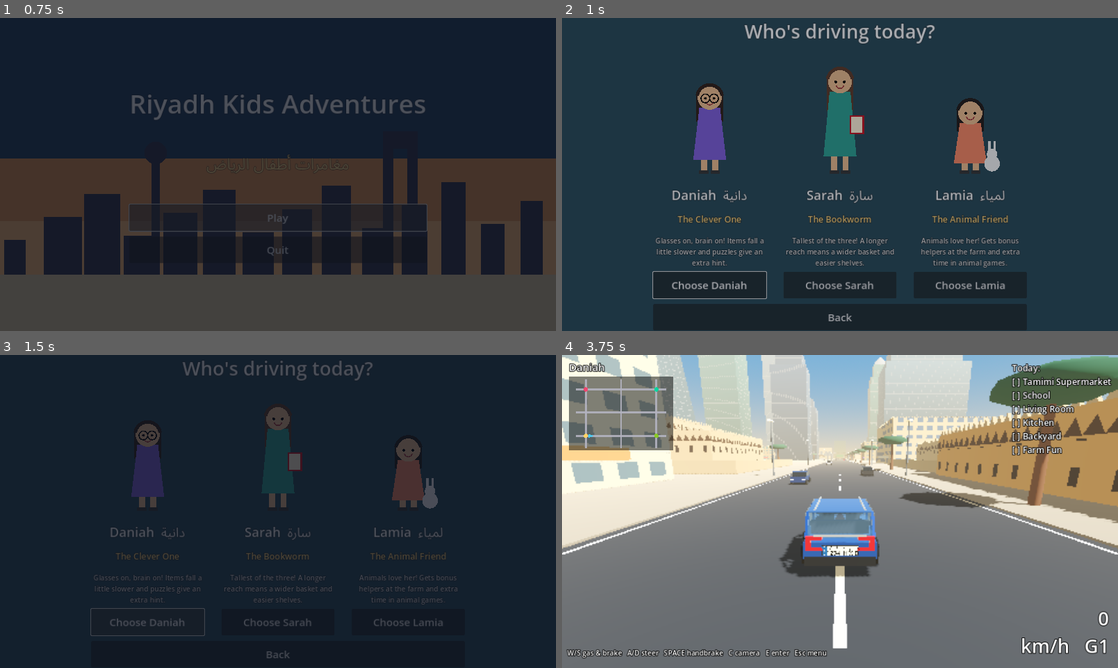
Above: before the commit, frames 1-4 (two rows, left to right).
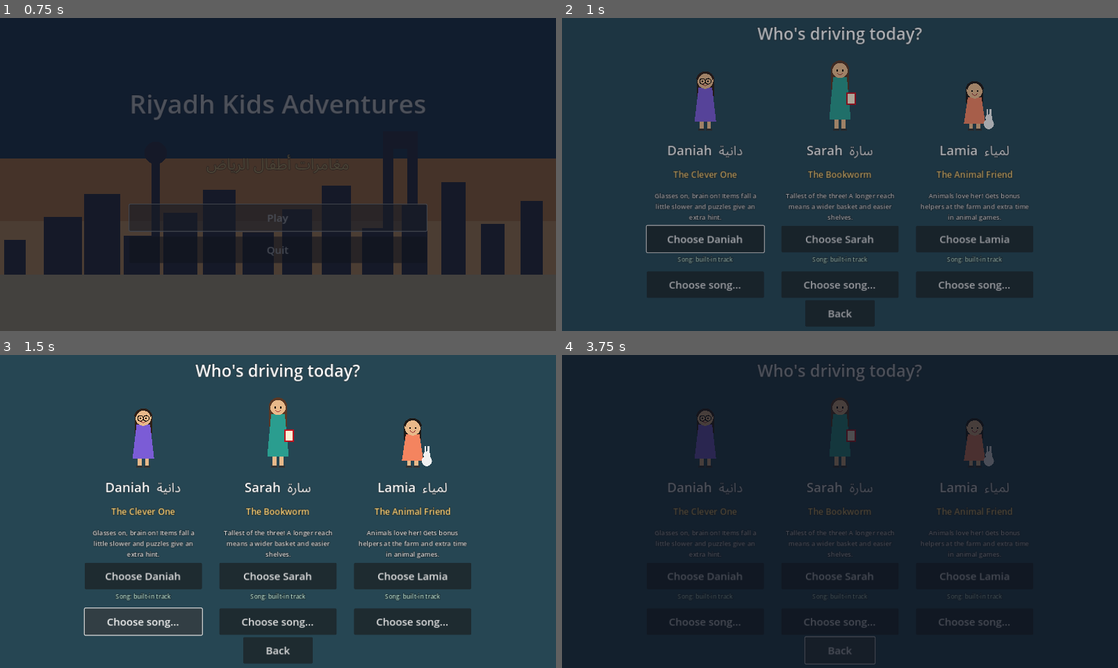
Above: after the commit, the same moments.

Repository: ffawazz/RiyadhCityGame
Game: Godot game, scene res://scenes/main_menu.tscn
Two runs of this game, one before a commit and one after it. Both use one fixed random seed, a clock stepped at 60 frames per second and the inputs below.
Inputs (mouse positions are in pixels of both pictures, inside the frame that each line leads up to):
- Up to frame 1 (0.75 s): click "Play" at 0.5 s
- Up to frame 2 (1 s): no input
- Up to frame 3 (1.5 s): click (144, 621) at 1.25 s, where only the run after the commit has a clickable "Choose song..."
- Up to frame 4 (3.75 s): click (840, 621) at 2 s, where only the run after the commit has a clickable "Choose song..."; click (973, 621) at 2.75 s, where only the run after the commit has a clickable "Choose song..."; click (840, 649) at 3.5 s, where only the run after the commit has a clickable "Back"

Frame 1 is identical in both runs. In frame 2, 9.9% of the frame differs, in the area x 15-84%, y 1-97%; in frame 3, 89%; in frame 4, 100%, in the area x 0-100%, y 0-100%.

Commit message:
Fix farm zones (animal can enter activities), rename animals Shatoor/Hassan, per-sister song picker, preload-based hardening, run_game.ps1 launcher, soak tests
Co-Authored-By: Claude Sonnet 5.5 <noreply@anthropic.com>
Claude-Session: https://claude.ai/code/session_015CA9bVV8h4BEc2nmJDz4jZ

Diff:
--- a/scripts/autoload/game_state.gd
+++ b/scripts/autoload/game_state.gd
@@ -35,17 +35,17 @@
 ## Farm avatars (chosen once we arrive at Al-Muzahimiyah).
 const ANIMALS := {
 	"duck": {
-		"name": "Duck", "name_ar": "بطة",
+		"name": "Shatoor", "name_ar": "شاطور", "species": "Duck",
 		"blurb": "Born to swim! Fastest in the pool.",
 		"mods": {"swim_speed": 1.3},
 	},
 	"goat": {
-		"name": "Goat", "name_ar": "ماعز",
+		"name": "Hassan", "name_ar": "حسن", "species": "Goat",
 		"blurb": "Strong legs! Best at Cornhole tosses and Basketball jumps.",
 		"mods": {"jump": 1.3},
 	},
 	"chicken": {
-		"name": "Chicken", "name_ar": "دجاجة",
+		"name": "Chicken", "name_ar": "دجاجة", "species": "Chicken",
 		"blurb": "Quick reflexes! Great at Ping Pong.",
 		"mods": {"reflex": 1.3},
 	},
@@ -123,6 +123,7 @@
 var character_id: String = "daniah"
 var animal_id: String = "duck"
 var completed: Dictionary = {}       # minigame_id -> best stars (0-3)
+var custom_music: Dictionary = {}    # character id -> path of the song file the player chose
 var pending_minigame: String = ""    # set by Router before loading the host scene
 var minigame_return: String = "city" # Router scene key to go back to
 var spawn_id: String = "home"        # where the car appears when a driving scene loads
@@ -131,6 +132,7 @@
 func _ready() -> void:
 	_register_inputs()
 	_install_arabic_font()
+	load_settings()
 
 
 # --- Characters ---------------------------------------------------------
@@ -194,6 +196,21 @@
 
 
 # --- Save / load --------------------------------------------------------
+
+const SETTINGS_PATH := "user://riyadh_kids_settings.cfg"
+
+
+func save_settings() -> void:
+	var cfg := ConfigFile.new()
+	cfg.set_value("music", "custom_music", custom_music)
+	cfg.save(SETTINGS_PATH)
+
+
+func load_settings() -> void:
+	var cfg := ConfigFile.new()
+	if cfg.load(SETTINGS_PATH) == OK:
+		custom_music = cfg.get_value("music", "custom_music", {})
+
 
 func has_save() -> bool:
 	return FileAccess.file_exists(SAVE_PATH)
--- a/scripts/autoload/music.gd
+++ b/scripts/autoload/music.gd
@@ -16,6 +16,7 @@
 var _cache: Dictionary = {}       # style -> AudioStreamWAV
 var _jobs: Dictionary = {}        # style -> MusicSynth (partially rendered)
 var _custom: Dictionary = {}       # character id -> user-supplied AudioStream
+var _custom_path: Dictionary = {}  # character id -> the file it came from
 var _wanted: String = ""
 var _pause: float = START_DELAY
 
@@ -26,33 +27,71 @@
 	add_child(_player)
 
 
-## Your own song: drop <name>.mp3 or .ogg (daniah / sarah / lamia) into the game's `music`
-## folder and that sister plays it instead of the built-in track.
+## Your own song for a sister. Looked up in this order:
+##   1. the file she was given with "Choose song..." on the character screen
+##   2. music/<name>.mp3|ogg next to the game (or user://music), also any file in that folder
+##      whose name contains her name (lamia, sarah, daniah) - or "mukassarat" / "مكسرات" for Lamia
 func custom_stream(character_id: String) -> AudioStream:
 	if _custom.has(character_id):
 		return _custom[character_id]
+	var candidates: Array = []
+	var chosen: String = Game.custom_music.get(character_id, "")
+	if chosen != "" and FileAccess.file_exists(chosen):
+		candidates.append(chosen)
 	var dirs: Array = MUSIC_DIRS.duplicate()
 	dirs.append(OS.get_executable_path().get_base_dir().path_join("music"))
 	for dir: String in dirs:
 		for ext: String in MUSIC_EXTS:
-			var path := "%s/%s.%s" % [dir, character_id, ext]
-			if not FileAccess.file_exists(path):
-				continue
-			var bytes := FileAccess.get_file_as_bytes(path)
-			var stream: AudioStream = null
-			if ext == "mp3":
-				var mp3 := AudioStreamMP3.new()
-				mp3.data = bytes
-				mp3.loop = true
-				stream = mp3
-			else:
-				var ogg := AudioStreamOggVorbis.load_from_buffer(bytes)
-				if ogg != null:
-					ogg.loop = true
-				stream = ogg
-			if stream != null:
-				_custom[character_id] = stream
-				return stream
+			candidates.append("%s/%s.%s" % [dir, character_id, ext])
+		var da := DirAccess.open(dir)
+		if da != null:
+			for f in da.get_files():
+				var low := f.to_lower()
+				var ext2 := low.get_extension()
+				if not MUSIC_EXTS.has(ext2):
+					continue
+				if low.contains(character_id) or (character_id == "lamia" and (low.contains("mukassarat") or low.contains("mkassarat") or f.contains("مكسرات"))):
+					candidates.append("%s/%s" % [dir, f])
+	for path: String in candidates:
+		var stream := _load_audio(path)
+		if stream != null:
+			_custom[character_id] = stream
+			_custom_path[character_id] = path
+			return stream
+	return null
+
+
+func custom_path(character_id: String) -> String:
+	custom_stream(character_id)
+	return _custom_path.get(character_id, "")
+
+
+## Called after the player picks a file.
+func set_custom_song(character_id: String, path: String) -> bool:
+	_custom.erase(character_id)
+	_custom_path.erase(character_id)
+	Game.custom_music[character_id] = path
+	Game.save_settings()
+	return custom_stream(character_id) != null
+
+
+func _load_audio(path: String) -> AudioStream:
+	if not FileAccess.file_exists(path):
+		return null
+	var bytes := FileAccess.get_file_as_bytes(path)
+	if bytes.is_empty():
+		return null
+	match path.get_extension().to_lower():
+		"mp3":
+			var mp3 := AudioStreamMP3.new()
+			mp3.data = bytes
+			mp3.loop = true
+			return mp3
+		"ogg":
+			var ogg := AudioStreamOggVorbis.load_from_buffer(bytes)
+			if ogg != null:
+				ogg.loop = true
+			return ogg
 	return null
 
 
--- a/scripts/driving/car.gd
+++ b/scripts/driving/car.gd
@@ -50,6 +50,7 @@
 
 
 func _init() -> void:
+	add_to_group("player")
 	motion_mode = CharacterBody3D.MOTION_MODE_FLOATING
 	var shape := BoxShape3D.new()
 	shape.size = Vector3(1.9, 1.3, 4.9)
--- a/scripts/driving/location_zone.gd
+++ b/scripts/driving/location_zone.gd
@@ -82,10 +82,10 @@
 	add_child(lbl)
 
 	body_entered.connect(func(body: Node3D) -> void:
-		if body is Car:
+		if body.is_in_group("player"):
 			car_entered.emit(self))
 	body_exited.connect(func(body: Node3D) -> void:
-		if body is Car:
+		if body.is_in_group("player"):
 			car_exited.emit(self))
 
 
--- a/scripts/farm/farm_animal.gd
+++ b/scripts/farm/farm_animal.gd
@@ -16,6 +16,7 @@
 
 
 func setup(animal_id: String) -> void:
+	add_to_group("player")
 	kind = animal_id
 	match kind:
 		"goat":
--- a/scripts/farm/farm_world.gd
+++ b/scripts/farm/farm_world.gd
@@ -320,7 +320,7 @@
 	var hud := CanvasLayer.new()
 	add_child(hud)
 	var info := _label(hud, 26)
-	info.text = "%s the %s  -  Al-Muzahimiyah Farm" % [Game.character()["name"], Game.animal()["name"]]
+	info.text = "%s is %s the %s  -  Al-Muzahimiyah Farm" % [Game.character()["name"], Game.animal()["name"], Game.animal()["species"]]
 	info.position = Vector2(16, 10)
 	var help := _label(hud, 18)
 	help.text = "WASD walk   SPACE jump   E play   Walk into a glowing circle to play a game!   Esc menu"
--- a/scripts/menus/animal_select.gd
+++ b/scripts/menus/animal_select.gd
@@ -21,10 +21,12 @@
 		card.add_theme_constant_override("separation", 8)
 		var portrait := Portrait.new()
 		portrait.kind = id
+		portrait.min_size = Vector2(200, 230)
 		card.add_child(portrait)
 		card.add_child(UIKit.label("%s  %s" % [data["name"], data["name_ar"]], 30))
+		card.add_child(UIKit.label("the %s" % data["species"], 20, Color.html("fff3b0")))
 		card.add_child(UIKit.label(data["blurb"], 18, Color.html("f1f1f1"), 260.0))
-		var pick := UIKit.button("Be the %s" % data["name"], _on_pick.bind(id), Vector2(260, 54))
+		var pick := UIKit.button("Be %s" % data["name"], _on_pick.bind(id), Vector2(260, 54))
 		card.add_child(pick)
 		row.add_child(card)
 		if first_button == null:
--- a/scripts/menus/character_select.gd
+++ b/scripts/menus/character_select.gd
@@ -5,7 +5,8 @@
 func _ready() -> void:
 	set_anchors_and_offsets_preset(Control.PRESET_FULL_RECT)
 	var col := UIKit.centered_column(self, Color.html("264653"))
-	col.add_child(UIKit.label("Who's driving today?", 44))
+	col.add_theme_constant_override("separation", 6)
+	col.add_child(UIKit.label("Who's driving today?", 38))
 
 	var row := HBoxContainer.new()
 	row.alignment = BoxContainer.ALIGNMENT_CENTER
@@ -19,18 +20,51 @@
 		card.add_theme_constant_override("separation", 8)
 		var portrait := Portrait.new()
 		portrait.kind = id
+		portrait.min_size = Vector2(150, 170)
 		card.add_child(portrait)
 		card.add_child(UIKit.label("%s  %s" % [data["name"], data["name_ar"]], 30))
 		card.add_child(UIKit.label(data["title"], 20, Color.html("ffd479")))
-		card.add_child(UIKit.label(data["blurb"], 16, Color.html("dddddd"), 260.0))
-		var pick := UIKit.button("Choose %s" % data["name"], _on_pick.bind(id), Vector2(260, 54))
+		card.add_child(UIKit.label(data["blurb"], 15, Color.html("dddddd"), 270.0))
+		var pick := UIKit.button("Choose %s" % data["name"], _on_pick.bind(id), Vector2(260, 46))
 		card.add_child(pick)
+		var song := UIKit.label("", 14, Color.html("b8e0d2"), 270.0)
+		_song_labels[id] = song
+		card.add_child(song)
+		_refresh_song_label(id)
+		card.add_child(UIKit.button("Choose song...", _pick_song.bind(id), Vector2(260, 32)))
 		row.add_child(card)
 		if first_button == null:
 			first_button = pick
 
-	col.add_child(UIKit.button("Back", func() -> void: Router.go("main_menu"), Vector2(160, 44)))
+	var back := UIKit.button("Back", func() -> void: Router.go("main_menu"), Vector2(160, 36))
+	back.size_flags_horizontal = Control.SIZE_SHRINK_CENTER
+	col.add_child(back)
 	first_button.grab_focus()
+
+
+var _song_labels: Dictionary = {}
+
+
+func _refresh_song_label(id: String) -> void:
+	var path := Music.custom_path(id)
+	(_song_labels[id] as Label).text = ("Song: %s" % path.get_file()) if path != "" else "Song: built-in track"
+
+
+func _pick_song(id: String) -> void:
+	if DisplayServer.has_feature(DisplayServer.FEATURE_NATIVE_DIALOG_FILE):
+		DisplayServer.file_dialog_show("Choose a song (mp3 or ogg)", OS.get_system_dir(OS.SYSTEM_DIR_MUSIC), "",
+				false, DisplayServer.FILE_DIALOG_MODE_OPEN_FILE, PackedStringArray(["*.mp3, *.ogg ; Music"]),
+				Callable(self, "_on_song_chosen").bind(id))
+	else:
+		(_song_labels[id] as Label).text = "Put %s.mp3 in the game's music folder" % id
+
+
+func _on_song_chosen(ok: bool, paths: PackedStringArray, _filter: int, id: String) -> void:
+	if ok and paths.size() > 0:
+		if not Music.set_custom_song(id, paths[0]):
+			(_song_labels[id] as Label).text = "Could not play that file (use mp3 or ogg)"
+			return
+	_refresh_song_label(id)
 
 
 func _on_pick(id: String) -> void:
--- a/scripts/minigames/kitchen_rush.gd
+++ b/scripts/minigames/kitchen_rush.gd
@@ -1,4 +1,6 @@
 extends MiniGameBase
+
+const _Art := preload("res://scripts/ui/avatar_art.gd")
 ## Kitchen Rush (Overcooked-style): family orders sandwiches! Walk with WASD, use E / Space.
 ## Grab ingredients from the crates, chop the tomato, fry the egg, build the plate - the order
 ## is served automatically when your plate matches. Don't burn the egg!
@@ -238,7 +240,7 @@
 				draw_rect(r, Color.html("6c757d"))
 				text_c(r.get_center() + Vector2(0, 6), "TRASH", 18, Color.WHITE)
 	var bob := absf(sin(_walk_t)) * 4.0
-	AvatarArt.draw_sister(self, Game.character_id, _p + Vector2(0, 26), 0.42, _face, bob, sin(_walk_t * 0.5) * 0.05)
+	_Art.draw_sister(self, Game.character_id, _p + Vector2(0, 26), 0.42, _face, bob, sin(_walk_t * 0.5) * 0.05)
 	if _held != "":
 		_draw_item(_held, _p + Vector2(_face * 28.0, -58.0), 1.2)
 	# hud: orders
--- a/scripts/minigames/living_room_dash.gd
+++ b/scripts/minigames/living_room_dash.gd
@@ -1,4 +1,6 @@
 extends MiniGameBase
+
+const _Art := preload("res://scripts/ui/avatar_art.gd")
 ## Living Room Dash: run around the messy room, grab toys (carry up to 3) and dump them in
 ## the toy box before Mama gets home. Beware the robot vacuum (stuns you and drops your toys)
 ## and the cheeky cat (steals a toy and knocks new ones off the shelf).
@@ -261,7 +263,7 @@
 	draw_line(_cat_pos + Vector2(-14, 4), _cat_pos + Vector2(-30, -8 + sin(_time_left * 8.0) * 5.0), Color.html("ff9f1c"), 4.0)
 	# the sister
 	var bob := absf(sin(_walk_t)) * 4.0 if _stun <= 0.0 else 0.0
-	AvatarArt.draw_sister(self, Game.character_id, _p + Vector2(0, 26), 0.42, _face, bob, sin(_walk_t * 0.5) * 0.05 + (0.3 if _stun > 0.0 else 0.0))
+	_Art.draw_sister(self, Game.character_id, _p + Vector2(0, 26), 0.42, _face, bob, sin(_walk_t * 0.5) * 0.05 + (0.3 if _stun > 0.0 else 0.0))
 	for i in _carry.size():
 		_draw_toy(_p + Vector2(-20 + i * 20, -104 - 4 * i), _carry[i]["kind"], _carry[i]["color"], 0.75)
 	for sp: Dictionary in _sparks:
--- a/scripts/minigames/minigame_registry.gd
+++ b/scripts/minigames/minigame_registry.gd
@@ -39,7 +39,7 @@
 	},
 	"farm_swim": {
 		"title": "Pool Splash",
-		"instructions": "Swim across the farm pool, collecting rings. Ducks are fastest!",
+		"instructions": "Swim across the farm pool, collecting rings. Shatoor the duck is fastest!",
 		"script": "res://scripts/minigames/pool_splash.gd",
 	},
 	"farm_pingpong": {
@@ -49,7 +49,7 @@
 	},
 	"farm_cornhole": {
 		"title": "Cornhole Toss",
-		"instructions": "Toss the bean bags into the hole. Goats throw farthest!",
+		"instructions": "Toss the bean bags into the hole. Hassan the goat throws farthest!",
 		"script": "res://scripts/minigames/cornhole_toss.gd",
 	},
 	"farm_basketball": {
@@ -64,6 +64,9 @@
 	var entry: Dictionary = ENTRIES.get(minigame_id,
 			{"title": minigame_id, "instructions": "", "script": PLACEHOLDER})
 	var script: GDScript = load(entry["script"])
+	if script == null or not script.can_instantiate():
+		push_error("Mini-game '%s' failed to load (%s) - using the placeholder instead" % [minigame_id, entry["script"]])
+		script = load(PLACEHOLDER)
 	var mg: MiniGameBase = script.new()
 	mg.info = entry
 	return mg
--- a/scripts/minigames/pool_splash.gd
+++ b/scripts/minigames/pool_splash.gd
@@ -72,7 +72,7 @@
 		draw_line(Vector2(0, 130.0 + (size.y - 170.0) * l / LANES), Vector2(size.x, 130.0 + (size.y - 170.0) * l / LANES),
 				Color(1, 1, 1, 0.35), 3.0)
 	text(Vector2(24, 40), "Time %d    Rings %d" % [maxi(0, ceili(_time_left)), _rings], 28, Color.html("023e8a"))
-	text(Vector2(24, 80), "Swimming as the %s - W/S to change lane" % Game.animal()["name"], 22, Color.html("023e8a"))
+	text(Vector2(24, 80), "Swimming as %s the %s - W/S to change lane" % [Game.animal()["name"], Game.animal()["species"]], 22, Color.html("023e8a"))
 	for o: Dictionary in _objs:
 		var p := Vector2(float(o["x"]), _lane_y(int(o["lane"])) + sin(_bob * 4.0 + float(o["x"]) * 0.02) * 4.0)
 		if o["ring"]:
--- a/scripts/minigames/school_run.gd
+++ b/scripts/minigames/school_run.gd
@@ -1,4 +1,6 @@
 extends MiniGameBase
+
+const _Art := preload("res://scripts/ui/avatar_art.gd")
 ## Run to Class! The bell is about to ring. Sprint down the school hallway, jump (W / Up /
 ## Space - tap again for a double jump, hold for height) over backpacks, chairs, wet-floor
 ## signs and puddles, and grab pencils (+1) and books (+3). Daniah floats a little, Sarah
@@ -184,7 +186,7 @@
 	var blink := _hit_cd > 0.0 and int(_hit_cd * 12.0) % 2 == 0
 	if not blink:
 		var bob := absf(sin(_run_t)) * 5.0 if _py <= 0.0 else 0.0
-		AvatarArt.draw_sister(self, Game.character_id, Vector2(PLAYER_X, _ground + 8.0), 0.5, 1.0, _py + bob, 0.12 + sin(_run_t) * 0.05)
+		_Art.draw_sister(self, Game.character_id, Vector2(PLAYER_X, _ground + 8.0), 0.5, 1.0, _py + bob, 0.12 + sin(_run_t) * 0.05)
 	# finish: the classroom door slides in at the end
 	if _time_left < 4.0:
 		var dx := size.x - (4.0 - _time_left) / 4.0 * 360.0
--- a/scripts/minigames/snack_run.gd
+++ b/scripts/minigames/snack_run.gd
@@ -1,4 +1,6 @@
 extends MiniGameBase
+
+const _Art := preload("res://scripts/ui/avatar_art.gd")
 ## Baqalah Snack Run (Frogger-style): Dad is waiting in the car! Dash across the busy
 ## forecourt to the shop, grab the snack on the list, then dash back to the car before a
 ## car hits you. Each safe delivery = 1 trip. Sarah has long legs (faster), Daniah gets
@@ -143,7 +145,7 @@
 	# the sister
 	var flash := _stun > 0.0 and int(_stun * 12.0) % 2 == 0
 	if not flash:
-		AvatarArt.draw_sister(self, Game.character_id, _p + Vector2(0, 4), 0.42, _face, absf(sin(_walk_t)) * 4.0, sin(_walk_t * 0.5) * 0.05)
+		_Art.draw_sister(self, Game.character_id, _p + Vector2(0, 4), 0.42, _face, absf(sin(_walk_t)) * 4.0, sin(_walk_t * 0.5) * 0.05)
 		if _carrying:
 			draw_rect(Rect2(_p.x - 12, _p.y - 112, 24, 24), Color.html("ffd166"))
 			draw_rect(Rect2(_p.x - 12, _p.y - 112, 24, 24), Color.html("c77d00"), false, 2.0)
--- a/scripts/ui/portrait.gd
+++ b/scripts/ui/portrait.gd
@@ -1,18 +1,23 @@
 class_name Portrait
 extends Control
+
+const _Art := preload("res://scripts/ui/avatar_art.gd")
 ## Placeholder vector art for the three sisters and the three farm animals.
 ## Swap for real sprites/TextureRects once art exists; callers only use `kind`.
 
 @export var kind: String = "daniah"
+@export var min_size: Vector2 = Vector2(200, 260)
 
 
 func _ready() -> void:
-	custom_minimum_size = Vector2(200, 260)
+	custom_minimum_size = min_size
 
 
 func _draw() -> void:
-	var cx := size.x * 0.5
-	var base_y := size.y - 10.0
+	var k := size.y / 260.0     # the art is drawn for a 260 px tall box and scaled to fit
+	draw_set_transform(Vector2.ZERO, 0.0, Vector2(k, k))
+	var cx := size.x * 0.5 / k
+	var base_y := size.y / k - 10.0
 	match kind:
 		"daniah", "sarah", "lamia":
 			var data: Dictionary = Game.CHARACTERS[kind]
@@ -28,7 +33,7 @@
 
 
 func _draw_girl(cx: float, base_y: float, h: float, dress: Color, hair: Color, who: String) -> void:
-	AvatarArt.girl(self, cx, base_y, h, dress, hair, who)
+	_Art.girl(self, cx, base_y, h, dress, hair, who)
 
 
 func _draw_duck(cx: float, base_y: float) -> void:
--- /dev/null
+++ b/tests/flow_soak.gd
@@ -0,0 +1,68 @@
+extends Node
+## Real-flow soak test (needs a real renderer): plays mini-games through the Router exactly
+## like the game does (hub -> intro panel -> play with random input -> results -> back to hub).
+## godot --path . res://tests/flow_soak.tscn -- home_hub living_room,kitchen,backyard
+
+func _ready() -> void:
+	# keep this runner alive across scene changes
+	var root := get_tree().root
+	get_parent().remove_child(self)
+	root.add_child(self)
+	get_tree().current_scene = null
+	printerr('soak: start')
+	var args := OS.get_cmdline_user_args()
+	var hub := args[0] if args.size() > 0 else "home_hub"
+	var ids: PackedStringArray = (args[1] if args.size() > 1 else "living_room,kitchen,backyard").split(",")
+	Game.new_game()
+	Game.select_character(args[2] if args.size() > 2 else "lamia")
+	printerr('soak: going to hub')
+	Router.go(hub)
+	await get_tree().create_timer(1.0).timeout
+	printerr('soak: in ', get_tree().current_scene.name)
+	for id in ids:
+		Router.start_minigame(id, hub)
+		await get_tree().create_timer(1.2).timeout
+		var host := get_tree().current_scene
+		printerr("playing ", id, " scene=", host.name)
+		var mg: MiniGameBase = null
+		for c in host.get_children():
+			if c is MiniGameBase:
+				mg = c
+		if mg == null:
+			printerr("FAIL: no mini-game in ", host.name)
+			continue
+		Engine.time_scale = 6.0
+		mg._begin()
+		var frames := 0
+		while is_instance_valid(mg) and not mg._done and frames < 12000 and not (frames > 200 and not mg.running):
+			frames += 1
+			if frames % 10 == 0:
+				for a in ["steer_left", "steer_right", "accelerate", "brake"]:
+					Input.action_release(a)
+				Input.action_press(["steer_left", "steer_right", "accelerate", "brake"][randi() % 4])
+			if frames % 17 == 0:
+				var ev := InputEventAction.new()
+				ev.action = "interact"
+				ev.pressed = true
+				Input.parse_input_event(ev)
+				var ev2 := InputEventAction.new()
+				ev2.action = "ui_accept"
+				ev2.pressed = true
+				Input.parse_input_event(ev2)
+			if frames % 23 == 0:
+				var k := InputEventKey.new()
+				k.keycode = (KEY_1 + randi() % 6) as Key
+				k.pressed = true
+				Input.parse_input_event(k)
+			await get_tree().process_frame
+		Engine.time_scale = 1.0
+		for a in ["steer_left", "steer_right", "accelerate", "brake"]:
+			Input.action_release(a)
+		printerr("finished ", id, " after ", frames, " frames; results panel shown=", mg.running == false)
+		# press Continue on the results panel
+		await get_tree().create_timer(0.3).timeout
+		mg._finish(1)
+		await get_tree().create_timer(1.2).timeout
+		printerr("back in scene: ", get_tree().current_scene.name)
+	printerr("SOAK DONE")
+	get_tree().quit()
--- /dev/null
+++ b/tests/flow_soak.tscn
@@ -0,0 +1,6 @@
+[gd_scene load_steps=2 format=3]
+
+[ext_resource type="Script" path="res://tests/flow_soak.gd" id="1"]
+
+[node name="FlowSoak" type="Node"]
+script = ExtResource("1")
--- a/tests/smoke_test.gd
+++ b/tests/smoke_test.gd
@@ -167,6 +167,19 @@
 			fails += 1
 		else:
 			print("ok farm: the ", animal, " walked ", snappedf(farm.animal.position.distance_to(start), 0.1), " m")
+		# walking into a glowing circle must offer the game (this was broken: zones only saw cars)
+		for station in FarmWorld.STATIONS:
+			var pos: Vector2 = FarmWorld.STATIONS[station]
+			farm.animal.position = Vector3(pos.x, 0.3, pos.y)
+			farm.animal.velocity = Vector3.ZERO
+			for i in 6:
+				await get_tree().physics_frame
+			var zone: LocationZone = farm._active_zone
+			if zone == null or zone.location_id != station:
+				printerr("FAIL: standing at '", station, "' the animal did not enter its zone (active: ", zone.location_id if zone else "none", ")")
+				fails += 1
+		if fails == 0:
+			print("ok farm zones: the ", animal, " can enter all ", FarmWorld.STATIONS.size(), " activity circles")
 		farm.queue_free()
 		await get_tree().process_frame
 	return fails
--- /dev/null
+++ b/tests/ui_shots.gd
@@ -0,0 +1,16 @@
+extends Node
+## Visual check: screenshots of the menu screens.  godot --path . res://tests/ui_shots.tscn -- <out>
+func _ready() -> void:
+	var out := OS.get_cmdline_user_args()[0] if OS.get_cmdline_user_args().size() > 0 else "/tmp"
+	Game.new_game()
+	Game.select_character("lamia")
+	for key in ["character_select", "animal_select"]:
+		var scene := (load(Router.SCENES[key]) as PackedScene).instantiate()
+		add_child(scene)
+		await get_tree().process_frame
+		await get_tree().process_frame
+		await RenderingServer.frame_post_draw
+		get_viewport().get_texture().get_image().save_png("%s/ui_%s.png" % [out, key])
+		scene.queue_free()
+		await get_tree().process_frame
+	get_tree().quit()
--- /dev/null
+++ b/tests/ui_shots.tscn
@@ -0,0 +1,6 @@
+[gd_scene load_steps=2 format=3]
+
+[ext_resource type="Script" path="res://tests/ui_shots.gd" id="1"]
+
+[node name="UiShots" type="Node"]
+script = ExtResource("1")
Not shown, changed: docs/GDD.md
Not shown, added: run_game.ps1
